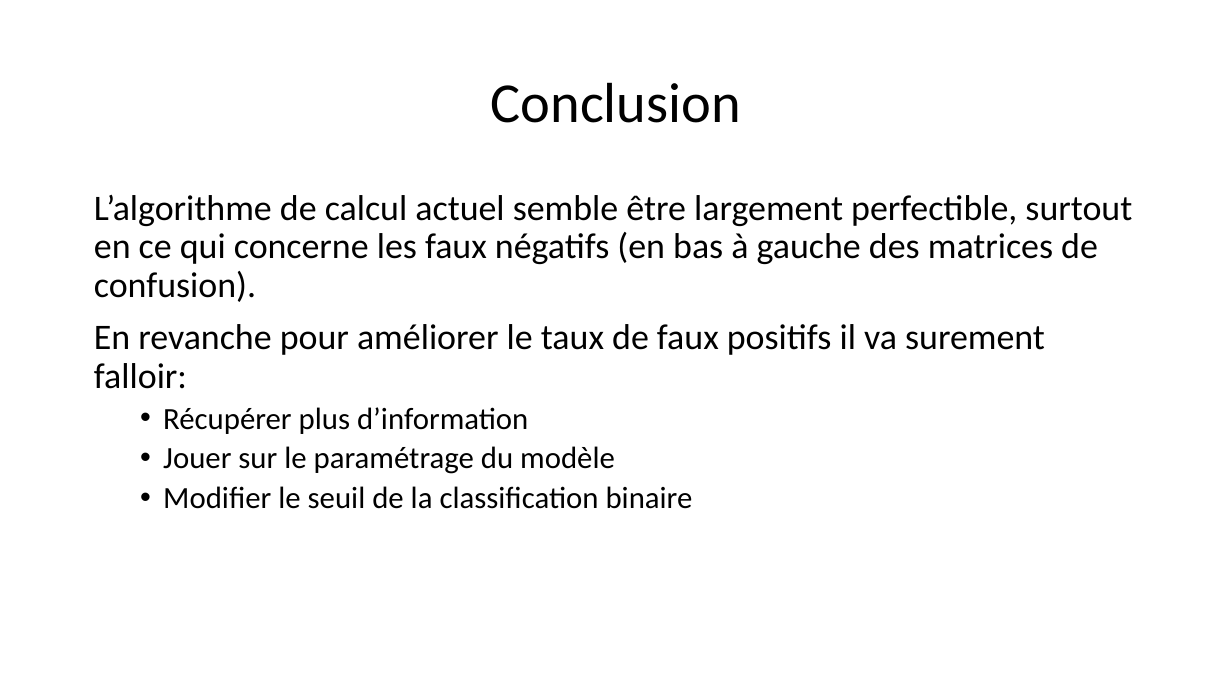
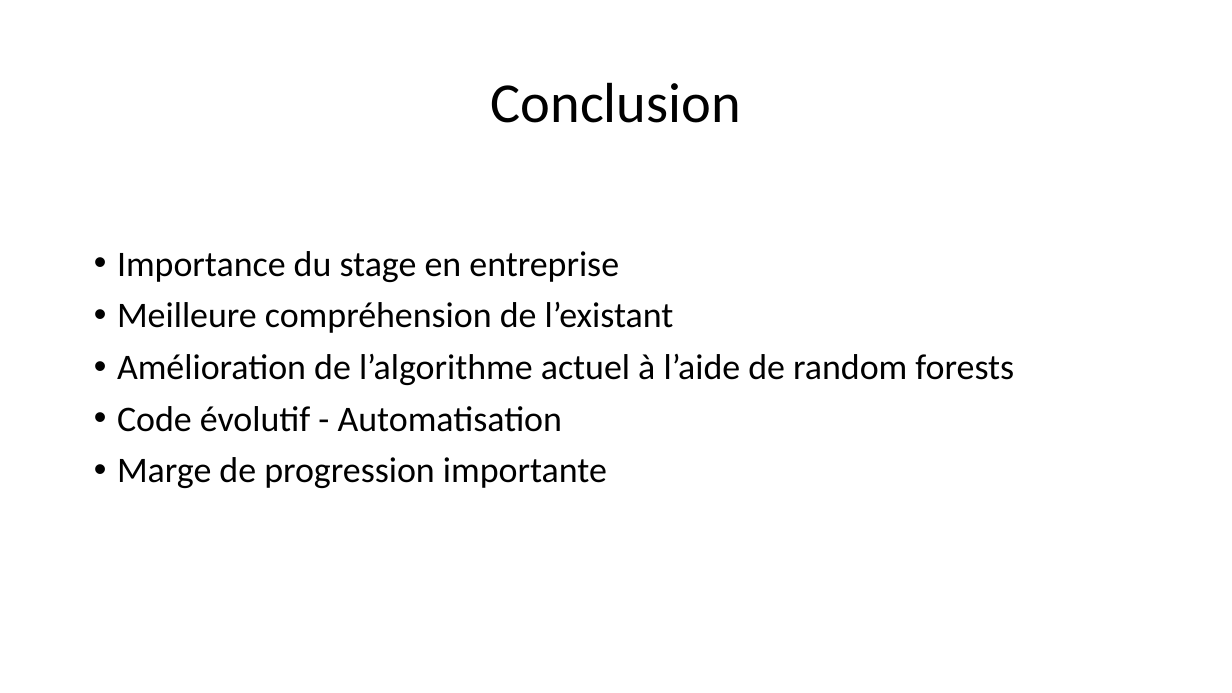
Before and after one commit to morganscao/Projet8, a slide deck: slide 36 of Rapport/P8 - Présentation.pptx (slide 33 before the commit). Drawn at 1232x693 pixels with LibreOffice and Linux fonts; fonts in the diff are those of the drawing. Boxes give left, top, right and bottom in pixels: in the first picture for what was removed or moved away, otherwise in the second. Text is boxed around its words. In the diff, an @@ line names an element or a change of style, - is before the commit and + after.

```diff
--- a/Rapport/P8 - Présentation.pptx
+++ b/Rapport/P8 - Présentation.pptx
@@ text at <box>117,251,1014,488</box>: text changed @@
-L’algorithme de calcul actuel semble être largement perfectible, surtout en ce qui concerne les faux négatifs (en bas à gauche des matrices de confusion).
-En revanche pour améliorer le taux de faux positifs il va surement falloir:
-  • Récupérer plus d’information
-  • Jouer sur le paramétrage du modèle
-  • Modifier le seuil de la classification binaire
+• Importance du stage en entreprise
+• Meilleure compréhension de l’existant
+• Amélioration de l’algorithme actuel à l’aide de random forests
+• Code évolutif - Automatisation
+• Marge de progression importante
```
Also in this commit, not shown: 13 other slides changed, 5 slides added, 4 slides removed.
